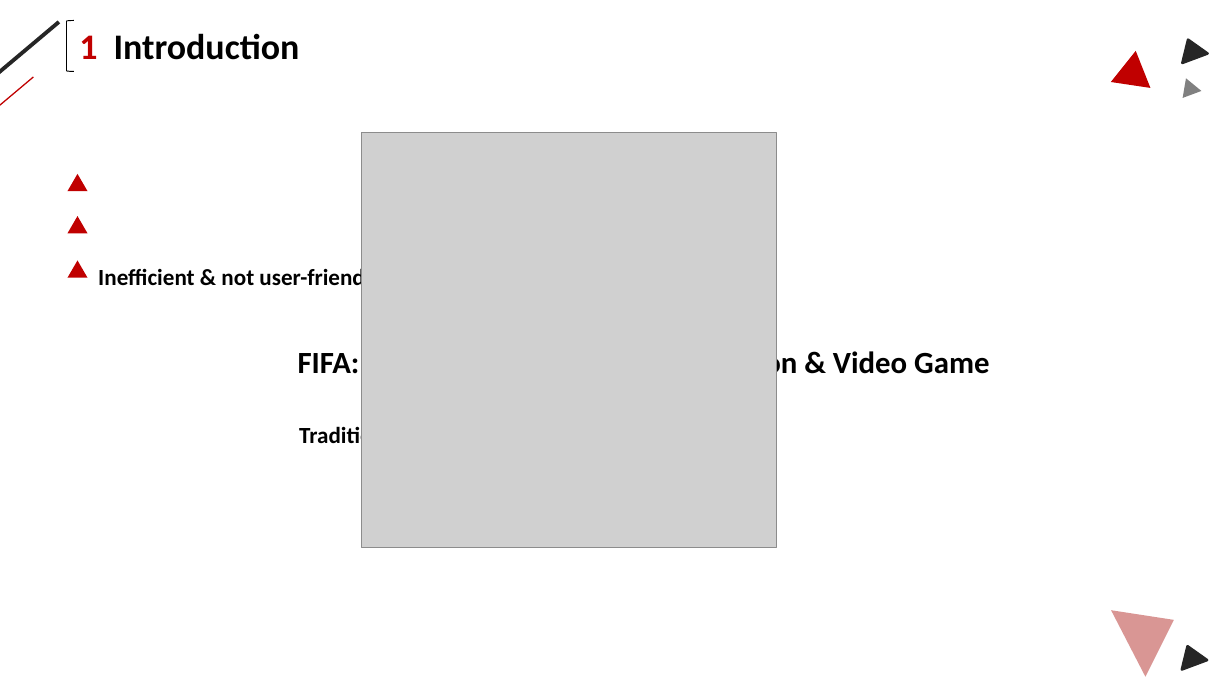
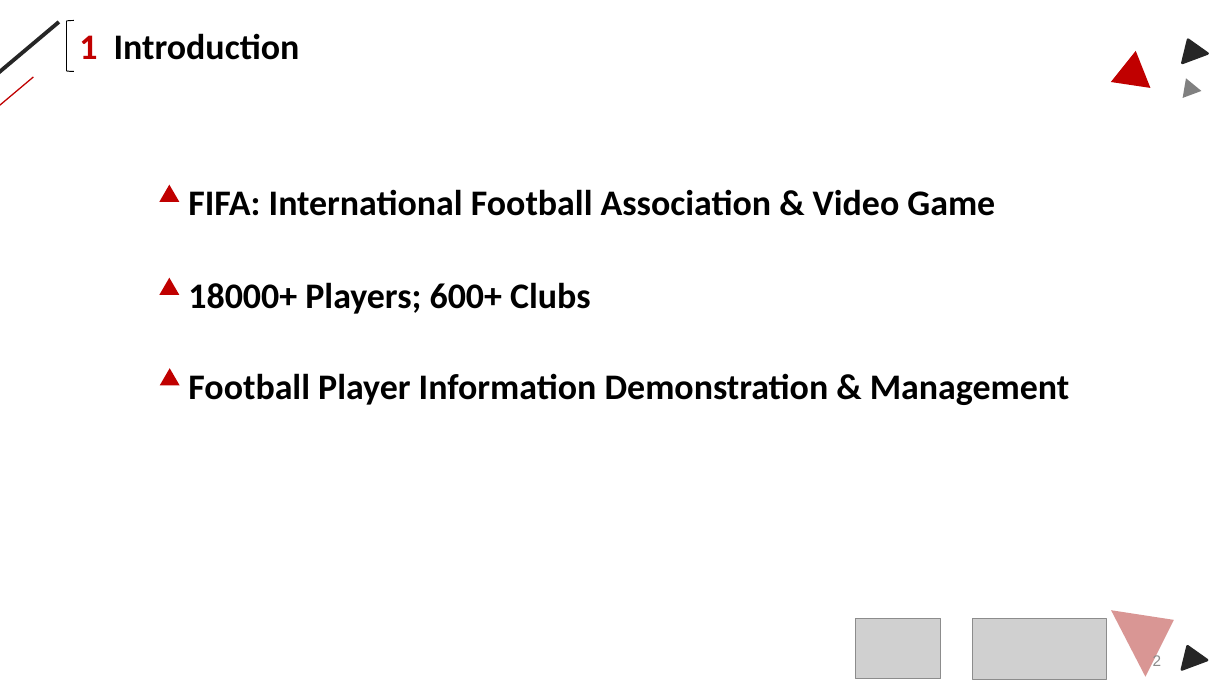
Before and after one commit to lanskyfan/fifaweb, a slide deck: slide 2 of presentation/ERG3010 Group 10 Presentation.pptx. Drawn at 1232x693 pixels with LibreOffice and Linux fonts; fonts in the diff are those of the drawing; grey boxes stand for pictures. Boxes give left, top, right and bottom in pixels: in the first picture for what was removed or moved away, otherwise in the second. Text is boxed around its words. In the diff, an @@ line names an element or a change of style, - is before the commit and + after.

```diff
--- a/presentation/ERG3010 Group 10 Presentation.pptx
+++ b/presentation/ERG3010 Group 10 Presentation.pptx
@@ picture removed at bbox=[361, 133, 776, 548] @@
@@ text "FIFA: International Football Association & ...": place and size @@
-text "FIFA: International Football Association & ..." at bbox=[298, 347, 989, 381]
+text "FIFA: International Football Association & ..." at bbox=[188, 189, 995, 216]
@@ text "FIFA: International Football Association & ..." at bbox=[188, 189, 995, 216]: size 24 to 28 pt @@
@@ triangle: place and size @@
-triangle at bbox=[67, 174, 88, 191]
+triangle at bbox=[159, 185, 179, 202]
@@ text removed at bbox=[98, 265, 381, 291] @@
-Inefficient & not user-friendly
@@ triangle: place and size @@
-triangle at bbox=[67, 216, 88, 234]
+triangle at bbox=[159, 278, 179, 296]
@@ text added at bbox=[188, 282, 590, 314], 28 pt, text #000000, bold @@
+18000+ Players; 600+ Clubs
@@ triangle: place and size @@
-triangle at bbox=[67, 261, 88, 278]
+triangle at bbox=[160, 369, 180, 386]
@@ text added at bbox=[188, 373, 1069, 405], 28 pt, text #000000, bold @@
+Football Player Information Demonstration & Management
@@ text removed at bbox=[299, 424, 402, 450] @@
-Traditional managing methods
@@ picture added at bbox=[855, 618, 941, 678] @@
@@ picture added at bbox=[972, 619, 1106, 679] @@
@@ page number added at bbox=[1153, 654, 1162, 666], 12 pt, text #8C8C8C @@
+2
```
Also in this commit, not shown: 3 other slides changed, 5 slides added, 3 slides removed, 2 other files.
